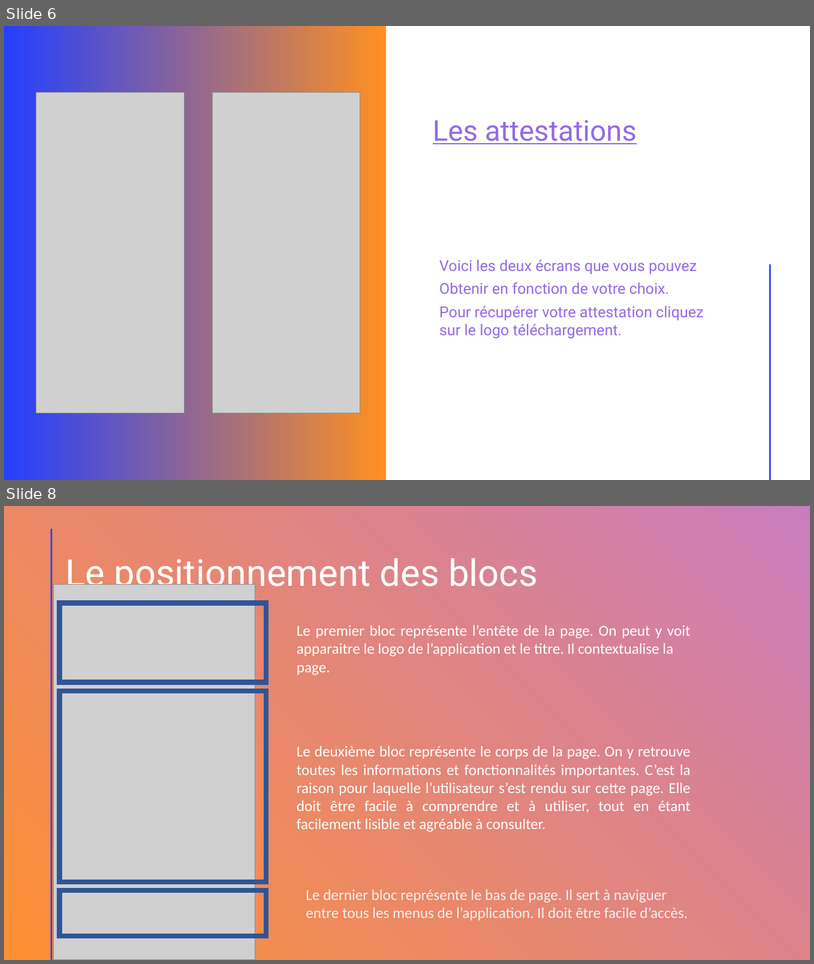
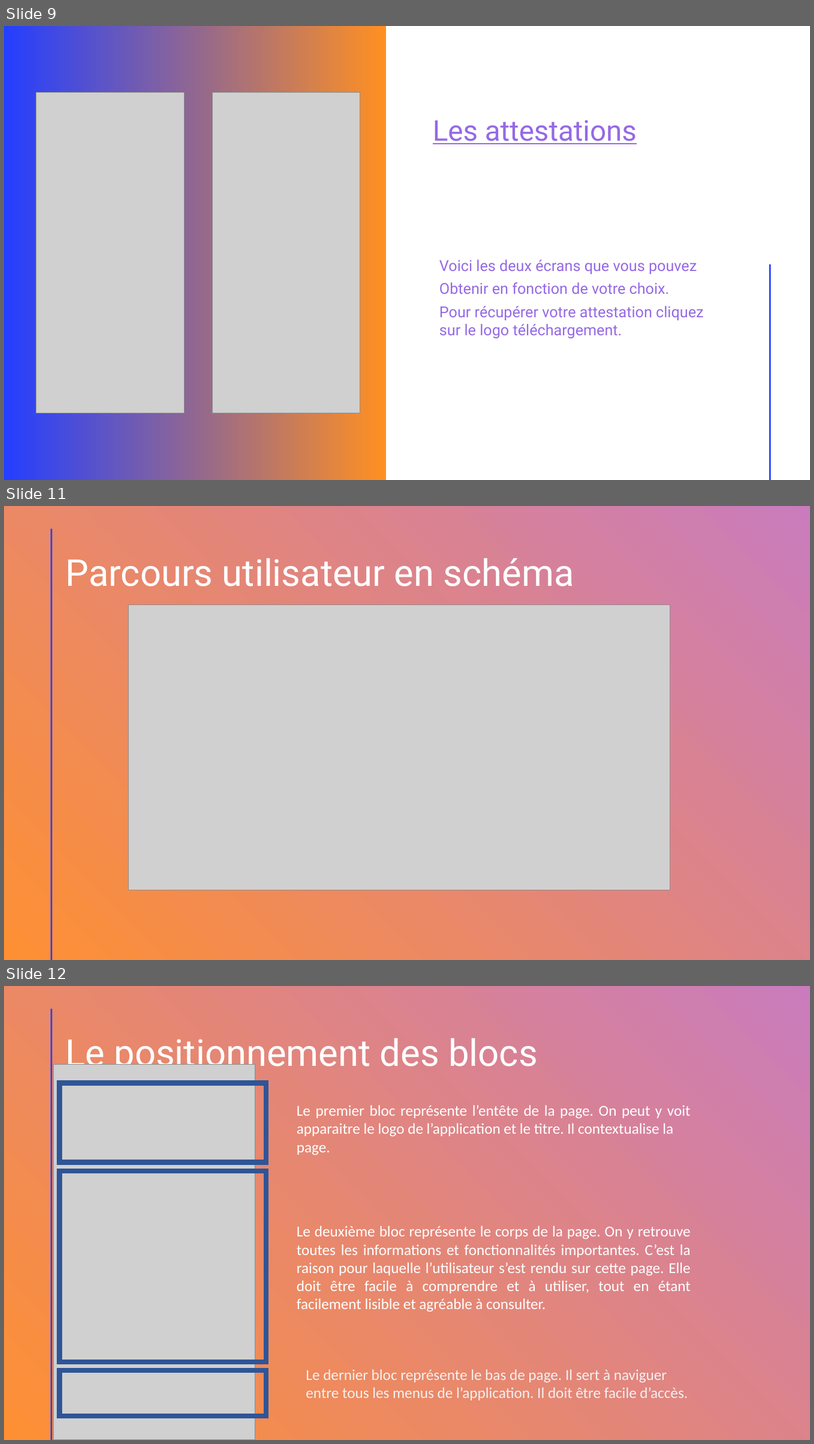
Before and after one commit to Dayvin30/UI-UX-Studi, a slide deck: Présentation powerpoint/L’Application mobile Urssaf.odp. Shown one above the other, each under a label of ours: slides 6 and 8 before the commit, slides 9, 11 and 12 after it; the slides between them are not shown. The pictures are 814x964 and 814x1444 pixels, drawn with LibreOffice and Linux fonts; fonts in the diff are those of the drawing; grey boxes stand for pictures. Boxes give left, top, right and bottom in pixels: in the first picture for what was removed or moved away, otherwise in the second. Text is boxed around its words. In the diff, an @@ line names an element or a change of style, - is before the commit and + after.

```diff
--- a/Présentation powerpoint/L’Application mobile Urssaf.odp
+++ b/Présentation powerpoint/L’Application mobile Urssaf.odp
@@ slide 11 added at (4, 506, 810, 960), background gradient #FE9033 to #C97CBD; not listed: 1 template element that a slide beside it also shows @@
@@ title added at (65, 558, 575, 586), 44 pt, text #FFFFFF @@
+Parcours utilisateur en schéma
@@ picture added at (128, 604, 671, 889) @@
@@ what was slide 6 is now slide 9 @@
@@ what was slide 8 is now slide 12 @@
```
Also in this commit, not shown: 2 slides changed, 3 other slides added, 4 other files.
